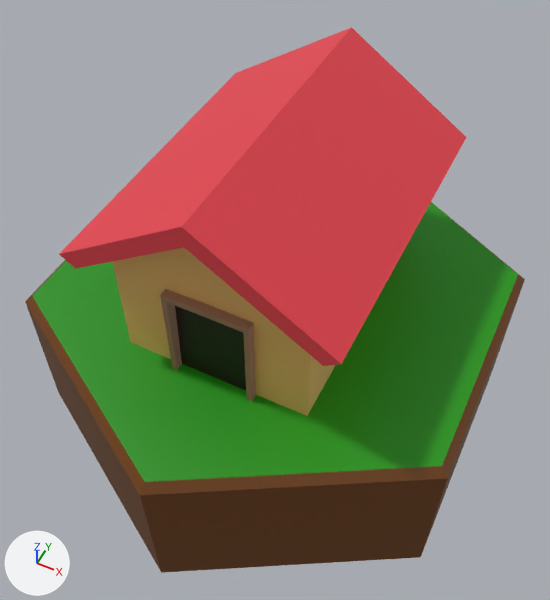
A saved change to the FBX model Assets/Resources/Models/town_center.fbx.
Rendered twice from a camera (50 mm lens) standing at (0.91, -1.85, 2.22) and looking at (0.03, -0.08, 0.0). The axes (+X, +Y, +Z) are drawn at lower left. The lights are the same throughout. Where no turn or scale is listed for an object, it has been applied to the vertices.

In view in the first picture: 'ground', 'towncenter'.
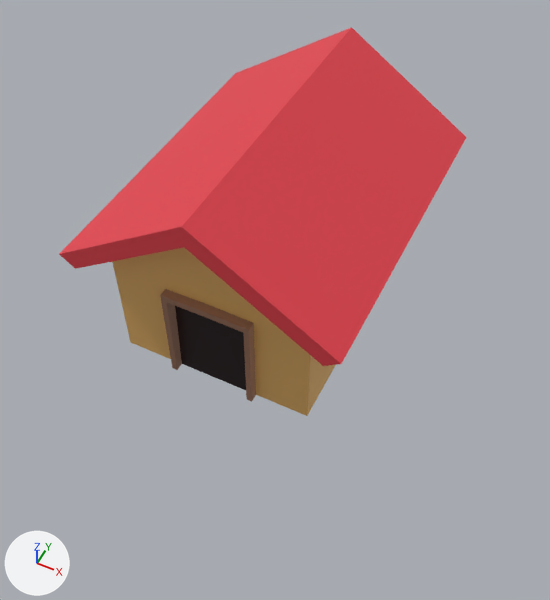
Where the change shows, as pixel boxes (x1, y1, x2, y2) in the pictures (550 x 600 px):
'ground', deleted
    before: (25, 202, 525, 573)
    faces in mat_grass_001 (green #1a9200): (33, 203, 518, 482)
    faces in mat_material_001 (brown #6d3c00): (25, 202, 525, 573)

Edits to the bpy script that builds the scene:
```text
Remove ob_ground:
    ob_ground = bpy.data.objects.new('ground', me_cube_002)
    ob_ground.location = (0.0, 0.0, 0.0)
```
